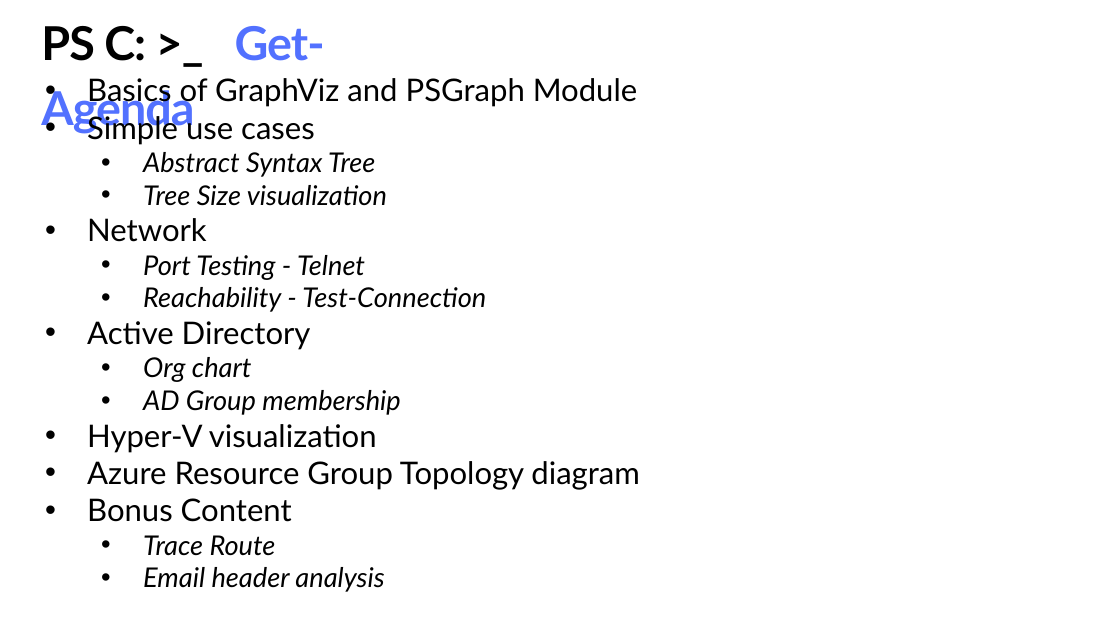
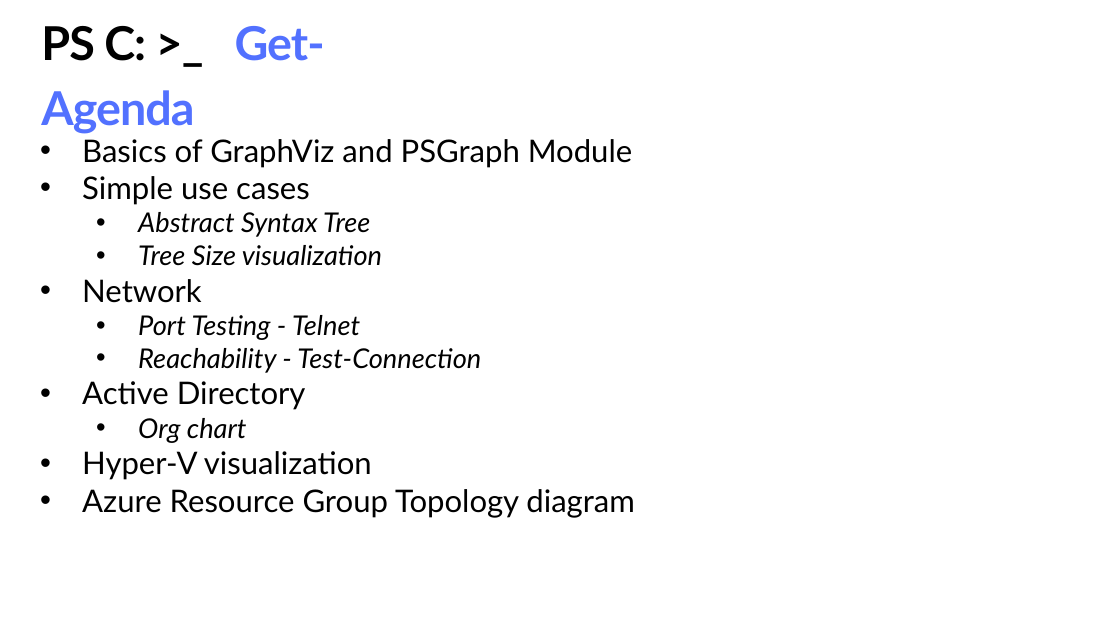
Before and after one commit to PrateekKumarSingh/Presentations, a slide deck: slide 4 of Visualize-Document-Infrastructure/ppt/VisualizeDocument.pptx. Drawn at 1120x630 pixels with LibreOffice and Linux fonts; fonts in the diff are those of the drawing; background and template pictures are left out. Boxes give left, top, right and bottom in pixels: in the first picture for what was removed or moved away, otherwise in the second. Text is boxed around its words. In the diff, an @@ line names an element or a change of style, - is before the commit and + after.

```diff
--- a/Visualize-Document-Infrastructure/ppt/VisualizeDocument.pptx
+++ b/Visualize-Document-Infrastructure/ppt/VisualizeDocument.pptx
@@ text "Basics of GraphViz and PSGraph ...": place and size @@
-text "Basics of GraphViz and PSGraph ..." at (87, 78, 640, 592)
+text "Basics of GraphViz and PSGraph ..." at (82, 139, 635, 517)
@@ text at (143, 390, 400, 415): paragraph removed @@
-    • AD Group membership
@@ text at (87, 498, 384, 592): paragraphs removed @@
-• Bonus Content
-    • Trace Route
-    • Email header analysis
```
Also in this commit, not shown: 6 other slides changed, 1 slide added, 1 slide removed, 41 other files.
